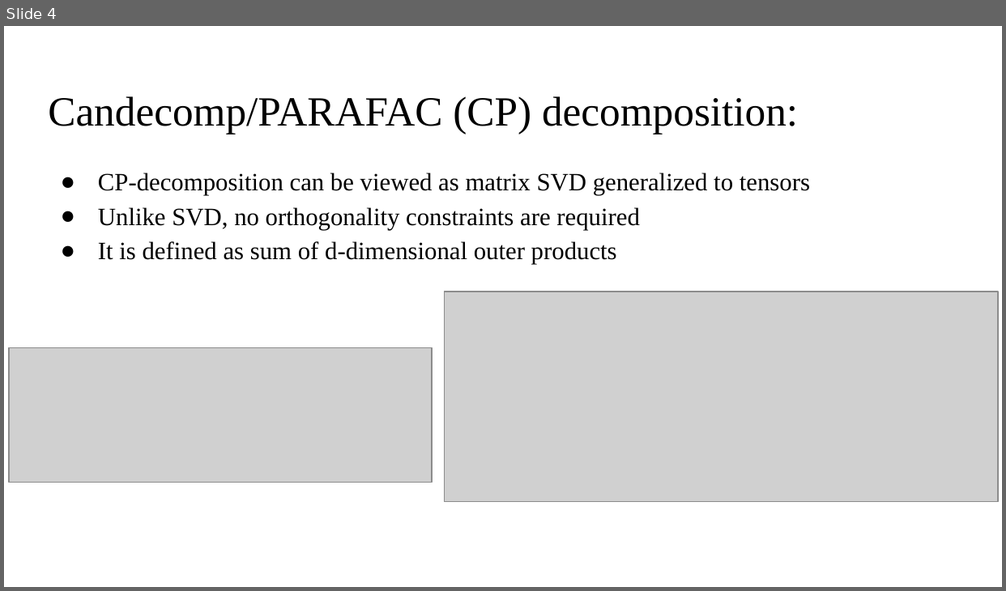
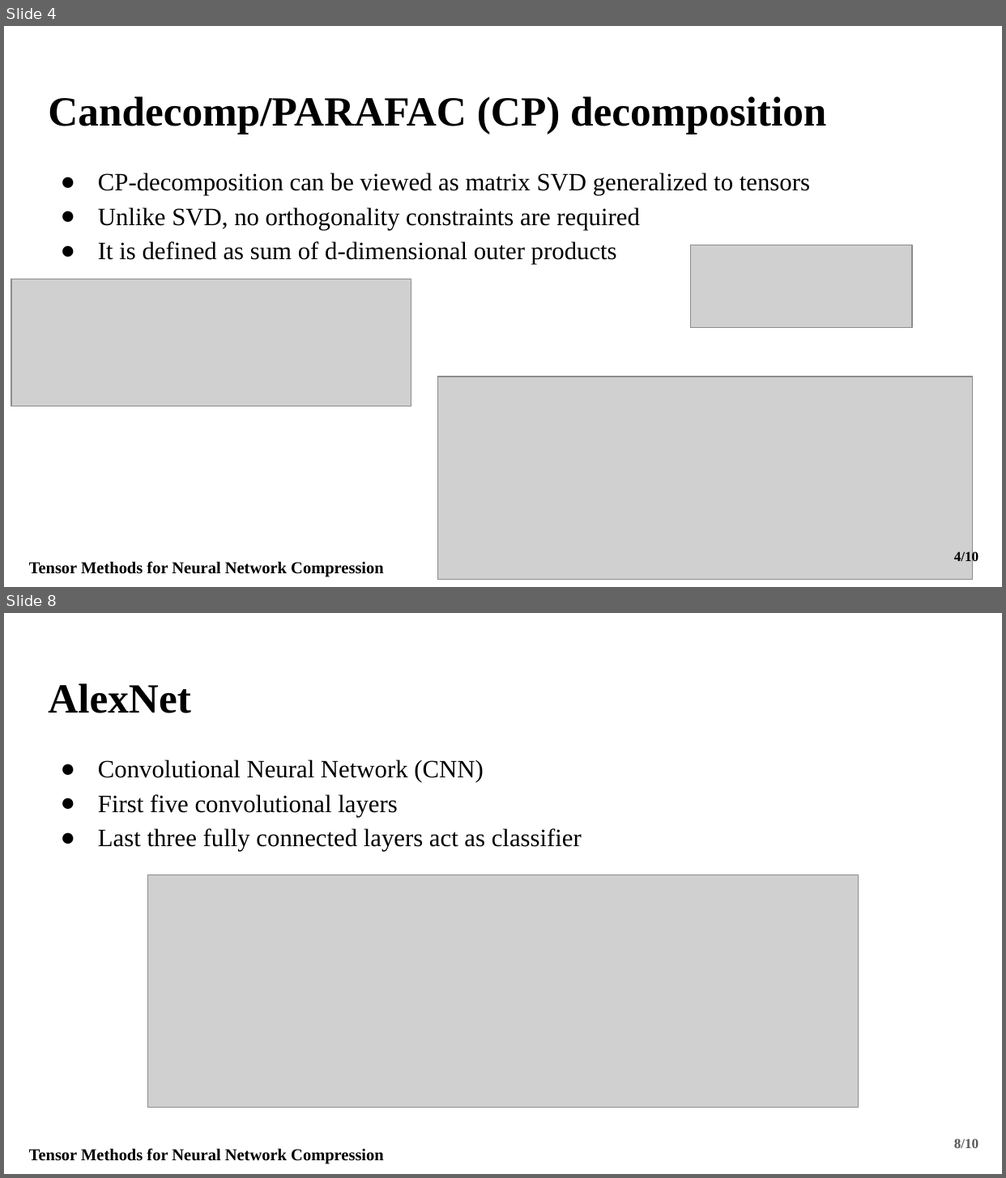
Before and after one commit to Fraunhofer-SCAI/canonical-cnn, a slide deck: Presentation/Fraunhofer_Presentation.pptx. Shown one above the other, each under a label of ours: slide 4 before the commit, slides 4 and 8 after it; the slides between them are not shown. The pictures are 1006x591 and 1006x1178 pixels, drawn with LibreOffice and Linux fonts; fonts in the diff are those of the drawing; grey boxes stand for pictures. Boxes give left, top, right and bottom in pixels: in the first picture for what was removed or moved away, otherwise in the second. Text is boxed around its words. In the diff, an @@ line names an element or a change of style, - is before the commit and + after.

```diff
--- a/Presentation/Fraunhofer_Presentation.pptx
+++ b/Presentation/Fraunhofer_Presentation.pptx
@@ slide 8 added at [4,613,1002,1174], background #FFFFFF @@
@@ title added at [48,683,191,713], 30 pt, text #000000, bold @@
+AlexNet
@@ text added at [98,760,582,851], 18 pt, text #000000 @@
+● Convolutional Neural Network (CNN)
+● First five convolutional layers
+● Last three fully connected layers act as classifier
@@ picture added at [147,875,857,1107] @@
@@ text added at [954,1139,978,1148], 10 pt, text #595959, bold @@
+8/10
@@ text added at [29,1148,384,1165], 12 pt, text #000000, bold @@
+Tensor Methods for Neural Network Compression
@@ slide 4 changed as well @@
@@ title at [48,96,826,135]: text changed; bold on @@
-Candecomp/PARAFAC (CP) decomposition:
+Candecomp/PARAFAC (CP) decomposition
@@ picture added at [691,246,912,328] @@
@@ picture: place and size @@
-picture at [9,348,432,483]
+picture at [11,280,411,406]
@@ picture: place and size @@
-picture at [444,292,998,502]
+picture at [438,378,973,580]
@@ page number added at [954,550,978,565], 10 pt, text #000000, bold @@
+4/10
@@ text added at [29,561,384,578], 12 pt, text #000000, bold @@
+Tensor Methods for Neural Network Compression
```
Also in this commit, not shown: 3 other slides changed, 5 other slides added, 1 other file.
